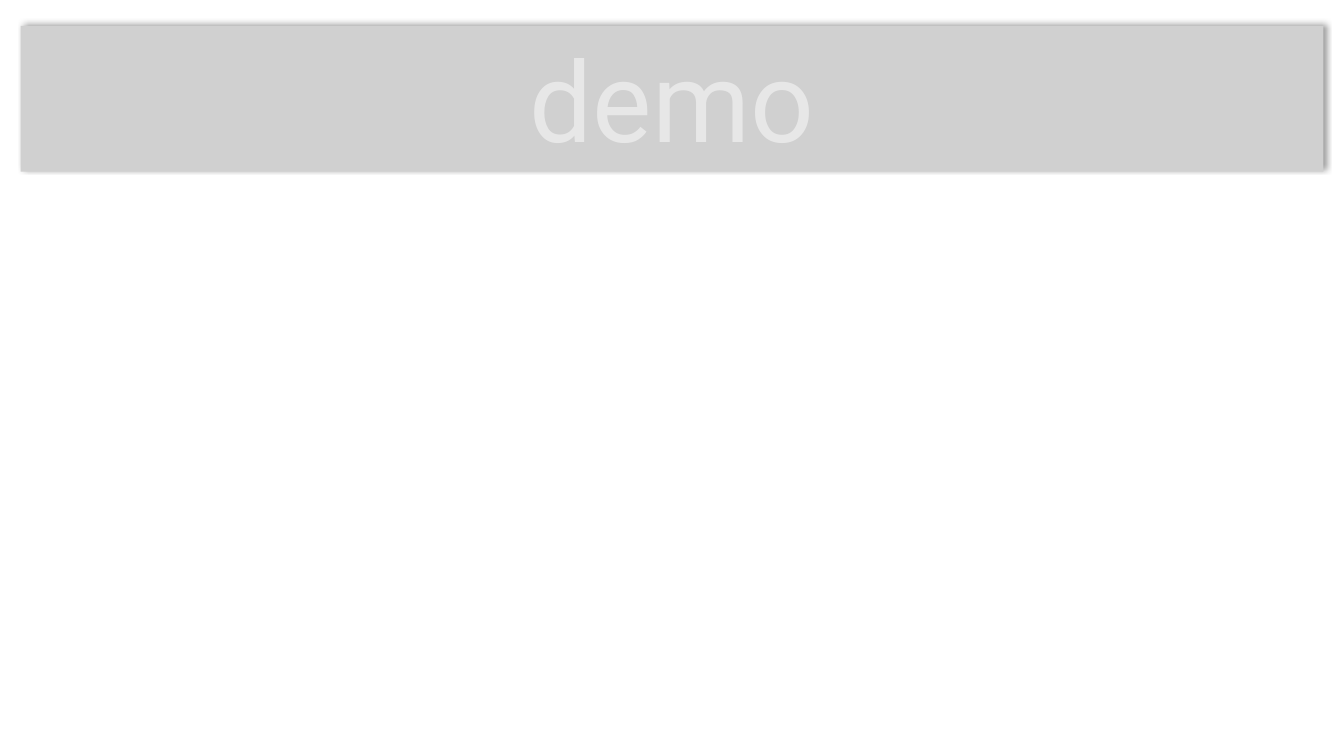
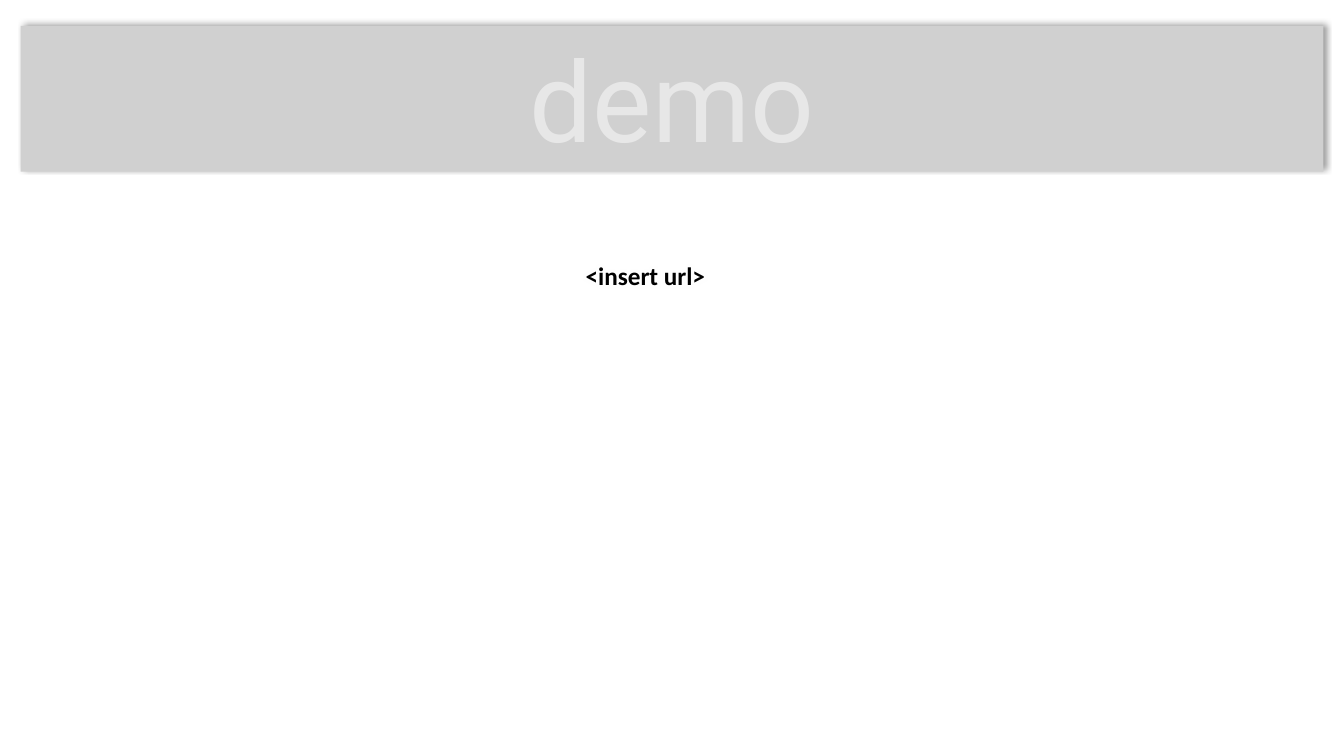
Before and after one commit to cljungkull/Project-2---CaliPolluts, a slide deck: slide 6 of presentation.pptx. Drawn at 1344x756 pixels with LibreOffice and Linux fonts; fonts in the diff are those of the drawing; grey boxes stand for pictures; background and template pictures are left out. Boxes give left, top, right and bottom in pixels: in the first picture for what was removed or moved away, otherwise in the second. Text is boxed around its words. In the diff, an @@ line names an element or a change of style, - is before the commit and + after.

```diff
--- a/presentation.pptx
+++ b/presentation.pptx
@@ text added at bbox=[586, 267, 705, 286], 18 pt, text #000000, bold @@
+<insert url>
```
Also in this commit, not shown: 8 other slides changed.
